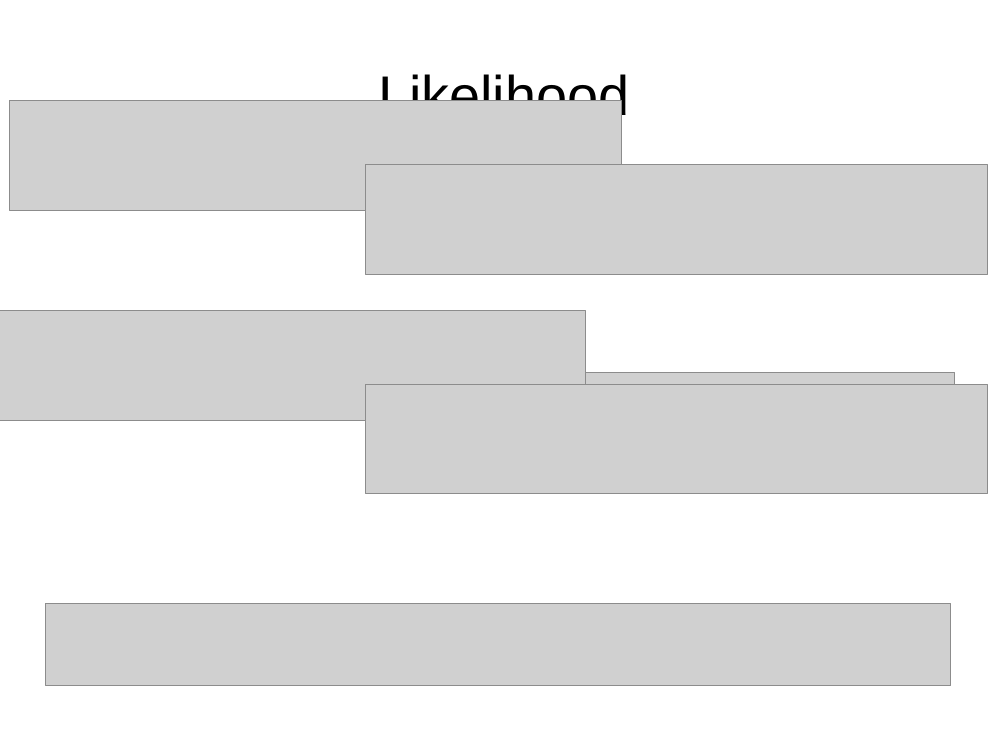
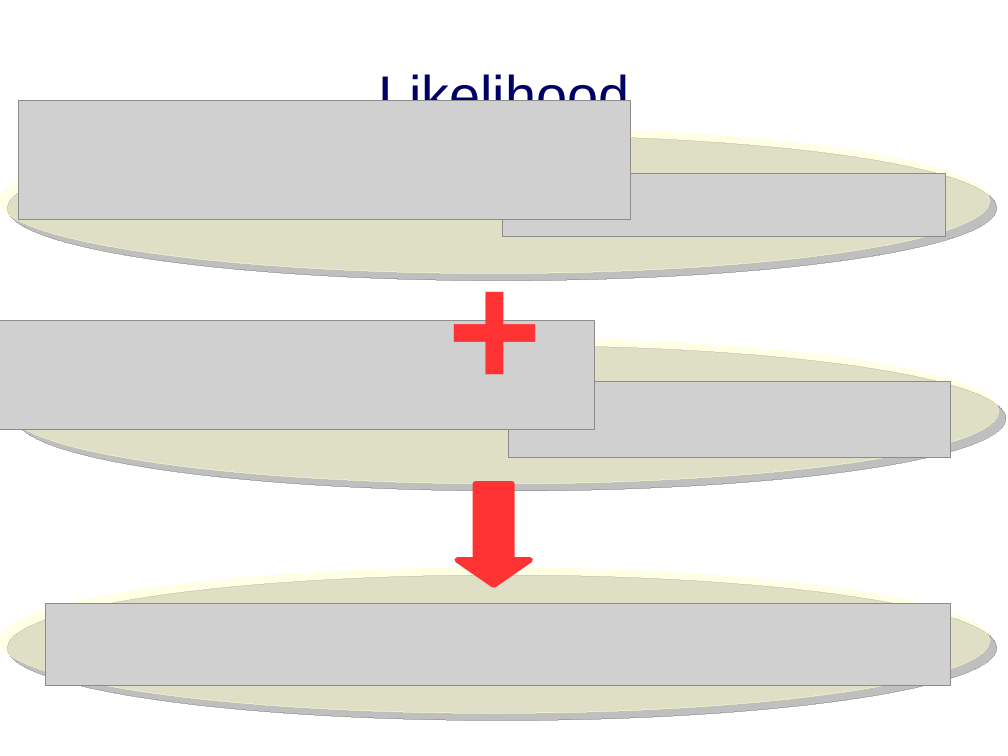
Before and after one commit to robertdstein/DESY, a slide deck: slide 5 of presentations/dpg presentation/slides.odp (slide 4 before the commit). Drawn at 1008x756 pixels with LibreOffice and Linux fonts; fonts in the diff are those of the drawing; grey boxes stand for pictures. Boxes give left, top, right and bottom in pixels: in the first picture for what was removed or moved away, otherwise in the second. Text is boxed around its words. In the diff, an @@ line names an element or a change of style, - is before the commit and + after.

```diff
--- a/presentations/dpg presentation/slides.odp
+++ b/presentations/dpg presentation/slides.odp
@@ title "Likelihood" at [378, 71, 630, 101]: text colour #000000 to #000066 @@
@@ picture: place and size @@
-picture at [9, 101, 622, 210]
+picture at [18, 101, 631, 220]
@@ ellipse added at [0, 128, 990, 273], fill #FFFFCC at 50% opacity, outline #FFFFCC 0 pt @@
@@ picture removed at [366, 165, 988, 274] @@
@@ picture: place and size @@
-picture at [509, 166, 951, 229]
+picture at [503, 174, 946, 237]
@@ text added at [439, 221, 558, 412], 127.8 pt, text #FF3333, bold @@
++
@@ picture: place and size @@
-picture at [0, 311, 585, 421]
+picture at [0, 320, 595, 430]
@@ ellipse added at [9, 338, 999, 484], fill #FFFFCC at 50% opacity, outline #FFFFCC 0 pt @@
@@ picture removed at [366, 384, 988, 494] @@
@@ picture: place and size @@
-picture at [512, 372, 955, 448]
+picture at [509, 381, 951, 457]
@@ down arrow added at [457, 484, 531, 585], fill #FF3333, outline #FF3333 4.25 pt @@
@@ ellipse added at [0, 568, 990, 713], fill #FFFFCC at 50% opacity, outline #FFFFCC 0 pt @@
```
Also in this commit, not shown: 6 other slides changed, 1 slide added, 40 other files.
